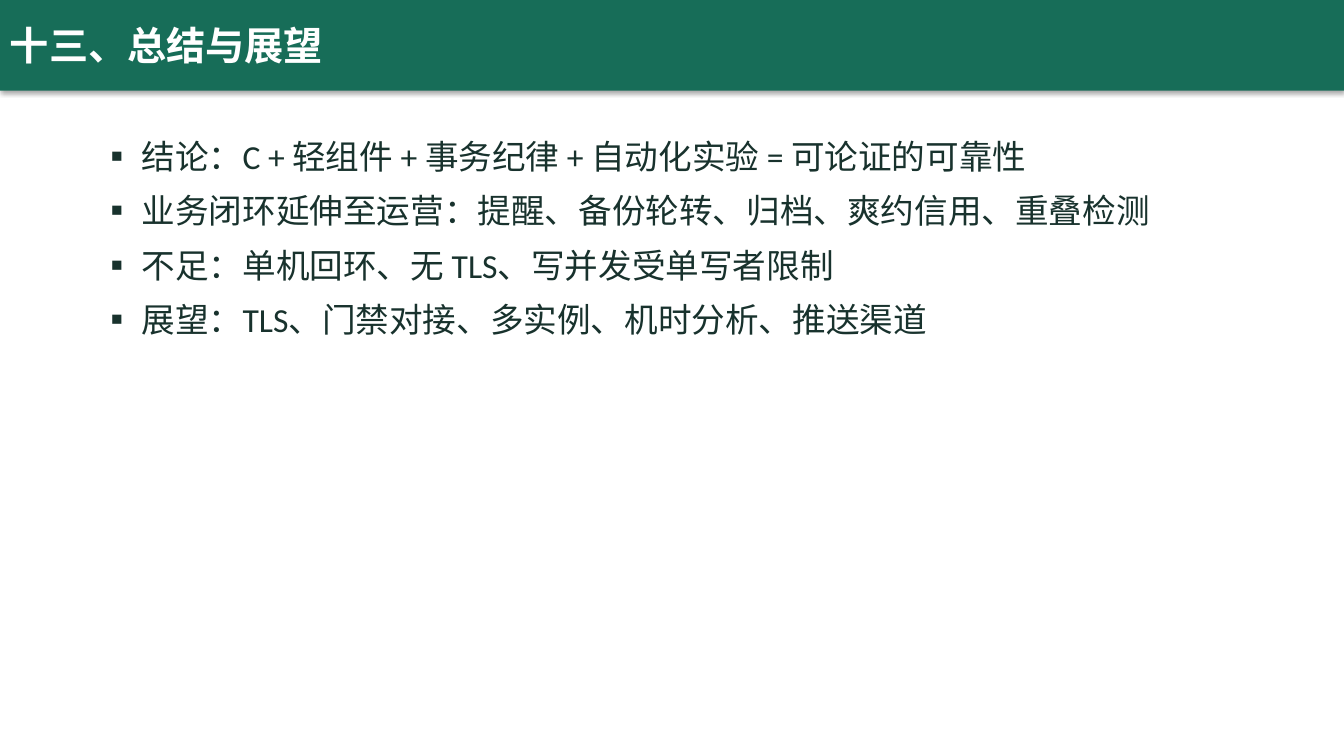
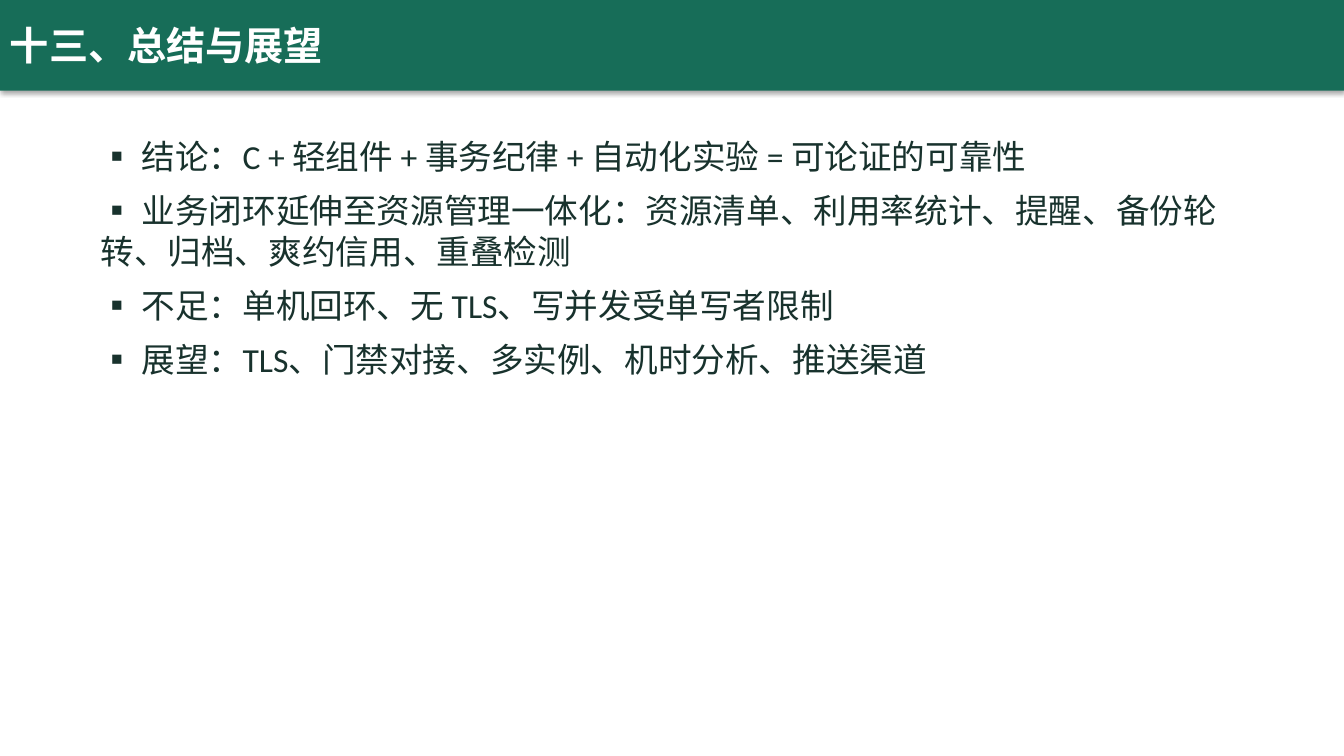
Before and after one commit to yq6666-66/lab-booking-system, a slide deck: slide 14 of docs/thesis/答辩演示.pptx. Drawn at 1344x756 pixels with LibreOffice and Linux fonts; fonts in the diff are those of the drawing. Boxes give left, top, right and bottom in pixels: in the first picture for what was removed or moved away, otherwise in the second. Text is boxed around its words. In the diff, an @@ line names an element or a change of style, - is before the commit and + after.

Commit message:
feat: r13 资源管理一体化——实验室资源清单与利用率统计（1.4.0）
课题更名「资源管理与预约候补一体化」后补齐标题承诺的能力：
- assets 表幂等建表（实验室内资源名唯一，状态 AVAILABLE/MAINTENANCE/DISABLED）
- 管理端资源增改 API + 控制台「资源管理」页签（共 11 页签）
- 用户端预约页实时展示所选实验室资源清单（不含已停用资源）
- 资源利用率：按实验室聚合场次/席位/预约/签到/爽约，统计页表格 + CSV 导出
- 种子预置五类典型资源；T41/T42 断言组（集成达 44 项）；契约扩至 30 端点
- CONTRACT/CHANGELOG/README/PROGRESS/ER 图(assets+1:N 配备)/论文 3-4 章/PPT 同步
- 修复：asset_admin UPDATE 绑定格式串错位（issisi→ssisi，变参越界段错误）、
  spec 缺省空指针、db_rows REAL 列字符串化导致 seats=0、利用率路由分派笔误

```diff
--- a/docs/thesis/答辩演示.pptx
+++ b/docs/thesis/答辩演示.pptx
@@ text at box(101, 194, 1217, 267): text changed @@
-▪ 业务闭环延伸至运营：提醒、备份轮转、归档、爽约信用、重叠检测
+▪ 业务闭环延伸至资源管理一体化：资源清单、利用率统计、提醒、备份轮转、归档、爽约信用、重叠检测
```
Also in this commit, not shown: 4 other slides changed, 21 other files.
